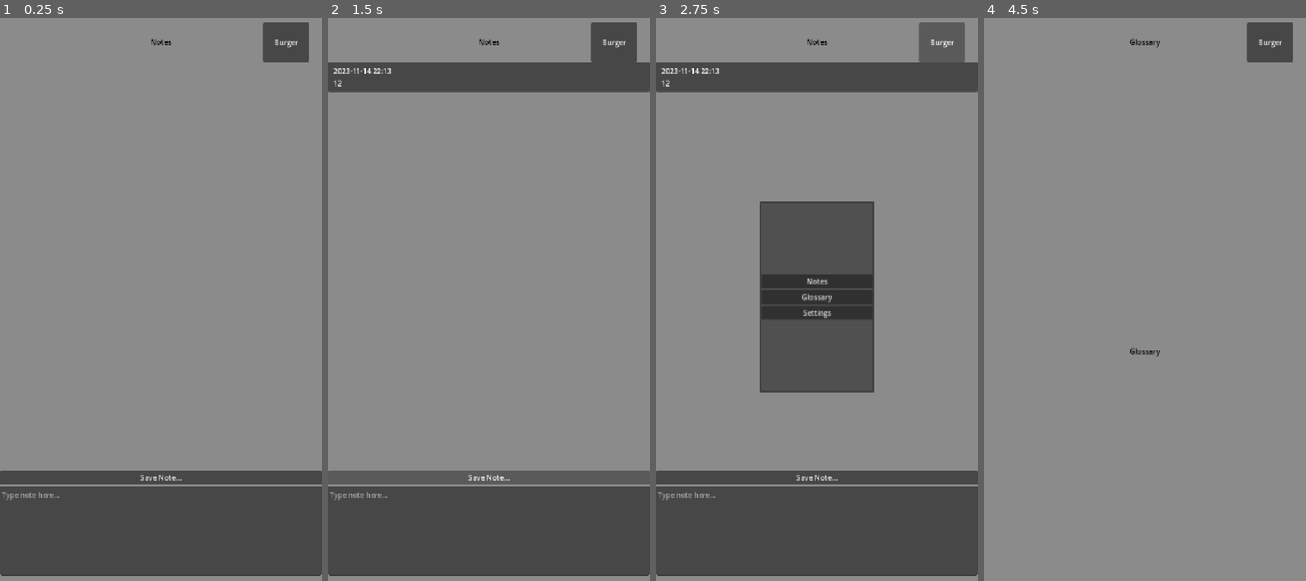
Above: before the commit, frames 1-4 (left to right).
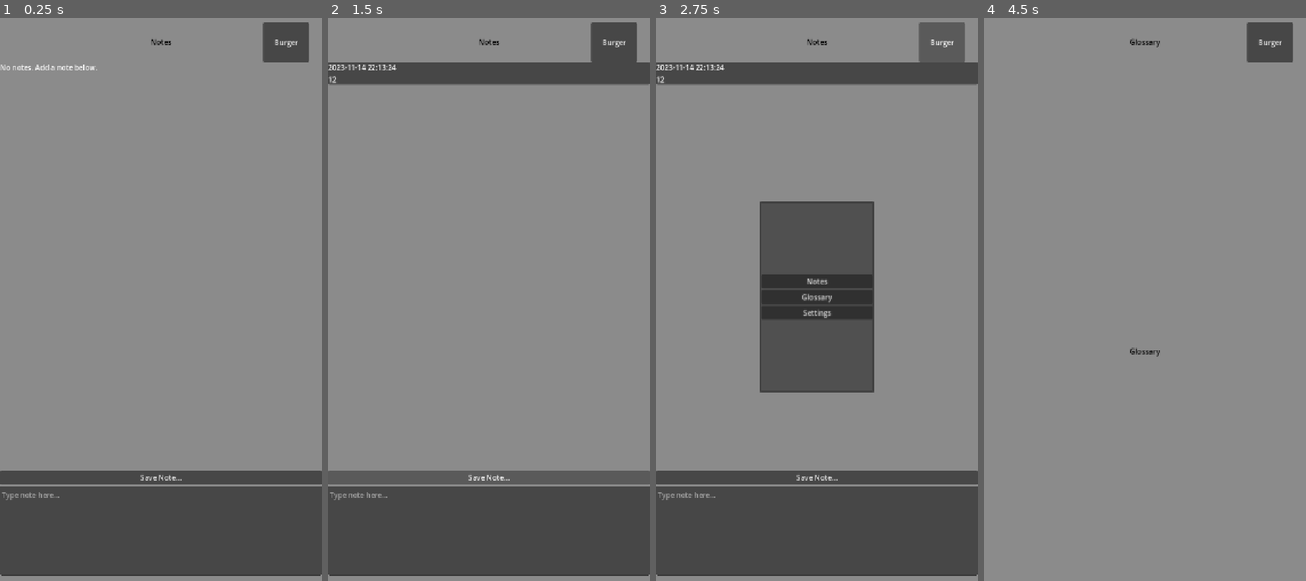
Above: after the commit, the same moments.

Repository: david-w-dev/tome-of-remembering
Game: Godot game, scene res://scenes/main.tscn
The game is run twice, just before and just after one commit, with the same random seed, the same clock (stepped at 60 frames per second) and the same inputs.
Inputs (mouse positions are in pixels of both pictures, inside the frame that each line leads up to):
- Up to frame 1 (0.25 s): no input
- Up to frame 2 (1.5 s): click (489, 530) at 0.52 s; type "12" at 0.6 s; click "Save Note..." at 1.25 s
- Up to frame 3 (2.75 s): click "Burger" at 2 s
- Up to frame 4 (4.5 s): click "Notes" at 2.75 s; click "Burger" at 3.5 s; click "Glossary" at 4.25 s

The runs differ from the first frame. In frame 1, 0.2% of the frame differs, in the area x 0-31%, y 8-10%; in frame 2, 1.7%, in the area x 0-100%, y 8-14%; in frame 3, 1.7%; in frame 4, nothing differs.

Commit message:
Actually staged changes this time, oops.

Diff:
--- a/project.godot
+++ b/project.godot
@@ -14,6 +14,10 @@
 run/main_scene="uid://2xe1kpkcd4k6"
 config/features=PackedStringArray("4.6", "GL Compatibility")
 config/icon="res://icon.svg"
+
+[autoload]
+
+NotesStore="*uid://clihbw3040auk"
 
 [display]
 
--- a/scenes/modes/mode_notes.tscn
+++ b/scenes/modes/mode_notes.tscn
@@ -1,6 +1,7 @@
 [gd_scene format=3 uid="uid://6iv7837fwq6"]
 
 [ext_resource type="Script" uid="uid://c5h26h4io1j7l" path="res://scripts/mode_notes.gd" id="1_s04st"]
+[ext_resource type="PackedScene" uid="uid://c5s0rj52ysmve" path="res://scenes/note_card.tscn" id="2_kxfe2"]
 
 [node name="ModeNotes" type="Control" unique_id=880565363]
 layout_mode = 3
@@ -10,6 +11,7 @@
 grow_horizontal = 2
 grow_vertical = 2
 script = ExtResource("1_s04st")
+note_card_scene = ExtResource("2_kxfe2")
 
 [node name="VBoxContainer" type="VBoxContainer" parent="." unique_id=529131110]
 layout_mode = 1
@@ -22,11 +24,21 @@
 [node name="NotesScroll" type="ScrollContainer" parent="VBoxContainer" unique_id=1913312688]
 layout_mode = 2
 size_flags_vertical = 3
+mouse_filter = 0
 
-[node name="NotesList" type="VBoxContainer" parent="VBoxContainer/NotesScroll" unique_id=536283811]
+[node name="NotesScrollContent" type="VBoxContainer" parent="VBoxContainer/NotesScroll" unique_id=859191203]
 layout_mode = 2
 size_flags_horizontal = 3
 size_flags_vertical = 3
+
+[node name="NotesList" type="VBoxContainer" parent="VBoxContainer/NotesScroll/NotesScrollContent" unique_id=536283811]
+layout_mode = 2
+size_flags_horizontal = 3
+size_flags_vertical = 3
+
+[node name="EmptyStateLabel" type="Label" parent="VBoxContainer/NotesScroll/NotesScrollContent" unique_id=908539970]
+layout_mode = 2
+text = "No notes. Add a note below."
 
 [node name="SaveButton" type="Button" parent="VBoxContainer" unique_id=916528254]
 layout_mode = 2
@@ -40,3 +52,5 @@
 
 [node name="KeyboardSpacer" type="Control" parent="VBoxContainer" unique_id=127023520]
 layout_mode = 2
+
+[node name="NotesContextMenu" type="PopupMenu" parent="." unique_id=1855592038]
--- /dev/null
+++ b/scenes/note_card.tscn
@@ -0,0 +1,19 @@
+[gd_scene format=3 uid="uid://c5s0rj52ysmve"]
+
+[ext_resource type="Script" uid="uid://b1rsolhw7ncj1" path="res://scripts/note_card.gd" id="1_43uvi"]
+
+[node name="NoteCard" type="PanelContainer" unique_id=1040184798]
+mouse_filter = 1
+script = ExtResource("1_43uvi")
+
+[node name="MarginContainer" type="MarginContainer" parent="." unique_id=748390365]
+layout_mode = 2
+
+[node name="VBoxContainer" type="VBoxContainer" parent="MarginContainer" unique_id=395550144]
+layout_mode = 2
+
+[node name="Label_Timestamp" type="Label" parent="MarginContainer/VBoxContainer" unique_id=452984034]
+layout_mode = 2
+
+[node name="Label_NoteText" type="Label" parent="MarginContainer/VBoxContainer" unique_id=1639882077]
+layout_mode = 2
--- a/scripts/mode_notes.gd
+++ b/scripts/mode_notes.gd
@@ -1,14 +1,31 @@
 extends Control
+
+@export var note_card_scene: PackedScene
 
 @onready var note_input: TextEdit = $VBoxContainer/NoteInput
 @onready var save_button: Button = $VBoxContainer/SaveButton
-@onready var notes_list: VBoxContainer = $VBoxContainer/NotesScroll/NotesList
+@onready var notes_scroll: ScrollContainer = $VBoxContainer/NotesScroll
+@onready var notes_list: VBoxContainer = $VBoxContainer/NotesScroll/NotesScrollContent/NotesList
+@onready var empty_state_label: Label = $VBoxContainer/NotesScroll/NotesScrollContent/EmptyStateLabel
 @onready var keyboard_spacer: Control = $VBoxContainer/KeyboardSpacer
+@onready var notes_context_menu: PopupMenu = $NotesContextMenu
+
+var selected_note_id := ""
 
 
 func _ready() -> void:
 	save_button.pressed.connect(_on_save_button_pressed)
 	keyboard_spacer.custom_minimum_size.y = 0
+
+	notes_scroll.mouse_filter = Control.MOUSE_FILTER_STOP
+	notes_list.mouse_filter = Control.MOUSE_FILTER_PASS
+
+	notes_context_menu.clear()
+	notes_context_menu.add_item("Delete", 0)
+	notes_context_menu.id_pressed.connect(_on_notes_context_menu_id_pressed)
+
+	NotesStore.load_notes()
+	rebuild_notes_list()
 
 
 func _process(_delta: float) -> void:
@@ -23,6 +40,18 @@
 	else:
 		keyboard_spacer.custom_minimum_size.y = 0
 
+func update_empty_state() -> void:
+	var has_notes := NotesStore.get_all_notes().size() > 0
+
+	notes_list.visible = has_notes
+	empty_state_label.visible = not has_notes
+
+func scroll_to_bottom_deferred() -> void:
+	await get_tree().process_frame
+	await get_tree().process_frame
+
+	var vertical_scroll_bar := notes_scroll.get_v_scroll_bar()
+	notes_scroll.scroll_vertical = int(vertical_scroll_bar.max_value)
 
 func _on_save_button_pressed() -> void:
 	var note_text: String = note_input.text.strip_edges()
@@ -30,51 +59,64 @@
 	if note_text == "":
 		return
 
-	var timestamp: String = _get_timestamp()
-	add_note_to_list(note_text, timestamp)
+	var note_data: Dictionary = NotesStore.create_note(note_text)
+
+	add_note_to_list(note_data)
+	update_empty_state()
+	scroll_to_bottom_deferred()
 
 	note_input.clear()
 
+func add_note_to_list(note_data: Dictionary) -> void:
+	var note_card := note_card_scene.instantiate()
 
-func add_note_to_list(note_text: String, timestamp: String) -> void:
-	var note_container := PanelContainer.new()
-	var note_margin := MarginContainer.new()
-	var note_vbox := VBoxContainer.new()
+	notes_list.add_child(note_card)
 
-	var timestamp_label := Label.new()
-	var note_label := Label.new()
-
-	note_container.size_flags_horizontal = Control.SIZE_EXPAND_FILL
-	note_margin.size_flags_horizontal = Control.SIZE_EXPAND_FILL
-	note_vbox.size_flags_horizontal = Control.SIZE_EXPAND_FILL
-	timestamp_label.size_flags_horizontal = Control.SIZE_EXPAND_FILL
-	note_label.size_flags_horizontal = Control.SIZE_EXPAND_FILL
-
-	timestamp_label.text = timestamp
-	note_label.text = note_text
-
-	note_label.autowrap_mode = TextServer.AUTOWRAP_WORD_SMART
-
-	note_margin.add_theme_constant_override("margin_left", 12)
-	note_margin.add_theme_constant_override("margin_right", 12)
-	note_margin.add_theme_constant_override("margin_top", 8)
-	note_margin.add_theme_constant_override("margin_bottom", 8)
-
-	note_vbox.add_child(timestamp_label)
-	note_vbox.add_child(note_label)
-	note_margin.add_child(note_vbox)
-	note_container.add_child(note_margin)
-
-	notes_list.add_child(note_container)
+	note_card.setup(note_data)
+	note_card.note_pressed.connect(_on_note_pressed)
+	note_card.note_long_pressed.connect(_on_note_long_pressed)
 
 
-func _get_timestamp() -> String:
-	var datetime := Time.get_datetime_dict_from_system()
+func clear_notes_list() -> void:
+	for child in notes_list.get_children():
+		child.queue_free()
 
-	var year: int = datetime["year"]
-	var month: int = datetime["month"]
-	var day: int = datetime["day"]
-	var hour: int = datetime["hour"]
-	var minute: int = datetime["minute"]
 
-	return "%04d-%02d-%02d %02d:%02d" % [year, month, day, hour, minute]
+func rebuild_notes_list() -> void:
+	clear_notes_list()
+
+	for note_data in NotesStore.get_all_notes():
+		add_note_to_list(note_data)
+
+	update_empty_state()
+	scroll_to_bottom_deferred()
+
+func _on_note_pressed(note_id: String) -> void:
+	print("Note pressed: ", note_id)
+
+
+func _on_note_long_pressed(note_id: String) -> void:
+	selected_note_id = note_id
+
+	var mouse_position := get_viewport().get_mouse_position()
+	notes_context_menu.position = mouse_position
+	notes_context_menu.popup()
+
+	print("Note long pressed: ", note_id)
+
+
+func _on_notes_context_menu_id_pressed(id: int) -> void:
+	if id == 0:
+		delete_selected_note()
+
+
+func delete_selected_note() -> void:
+	if selected_note_id == "":
+		return
+
+	var deleted: bool = NotesStore.delete_note(selected_note_id)
+
+	if deleted:
+		rebuild_notes_list()
+
+	selected_note_id = ""
--- /dev/null
+++ b/scripts/note_card.gd
@@ -0,0 +1,97 @@
+extends PanelContainer
+
+signal note_pressed(note_id: String)
+signal note_long_pressed(note_id: String)
+
+@onready var timestamp_label: Label = $MarginContainer/VBoxContainer/Label_Timestamp
+@onready var note_text_label: Label = $MarginContainer/VBoxContainer/Label_NoteText
+
+var note_data: Dictionary = {}
+
+var is_pressing := false
+var long_press_triggered := false
+var press_time := 0.0
+var press_start_position := Vector2.ZERO
+var has_moved_too_far := false
+
+const LONG_PRESS_TIME := 0.5
+const DRAG_CANCEL_DISTANCE := 20.0
+
+
+func _ready() -> void:
+	mouse_filter = Control.MOUSE_FILTER_PASS
+
+	timestamp_label.mouse_filter = Control.MOUSE_FILTER_IGNORE
+	note_text_label.mouse_filter = Control.MOUSE_FILTER_IGNORE
+
+
+func setup(new_note_data: Dictionary) -> void:
+	note_data = new_note_data
+
+	timestamp_label.text = note_data.get("created_at", "")
+	note_text_label.text = note_data.get("text", "")
+	note_text_label.autowrap_mode = TextServer.AUTOWRAP_WORD_SMART
+
+
+func _gui_input(event: InputEvent) -> void:
+	if event is InputEventScreenTouch:
+		if event.pressed:
+			_start_press(event.position)
+		else:
+			_end_press()
+
+	elif event is InputEventScreenDrag:
+		_update_drag(event.position)
+
+	elif event is InputEventMouseButton:
+		if event.button_index == MOUSE_BUTTON_LEFT:
+			if event.pressed:
+				_start_press(event.position)
+			else:
+				_end_press()
+
+		elif event.button_index == MOUSE_BUTTON_RIGHT:
+			if event.pressed:
+				note_long_pressed.emit(note_data.get("id", ""))
+
+	elif event is InputEventMouseMotion:
+		if is_pressing:
+			_update_drag(event.position)
+
+func _process(delta: float) -> void:
+	if not is_pressing:
+		return
+
+	if has_moved_too_far:
+		return
+
+	press_time += delta
+
+	if press_time >= LONG_PRESS_TIME and not long_press_triggered:
+		long_press_triggered = true
+		note_long_pressed.emit(note_data.get("id", ""))
+
+
+func _start_press(position: Vector2) -> void:
+	is_pressing = true
+	long_press_triggered = false
+	has_moved_too_far = false
+	press_time = 0.0
+	press_start_position = position
+
+
+func _update_drag(position: Vector2) -> void:
+	if not is_pressing:
+		return
+
+	var distance := press_start_position.distance_to(position)
+
+	if distance > DRAG_CANCEL_DISTANCE:
+		has_moved_too_far = true
+
+
+func _end_press() -> void:
+	if is_pressing and not long_press_triggered and not has_moved_too_far:
+		note_pressed.emit(note_data.get("id", ""))
+
+	is_pressing = false
--- /dev/null
+++ b/scripts/notes_store.gd
@@ -0,0 +1,140 @@
+extends Node
+
+const NOTES_SAVE_PATH := "user://notes.json"
+
+var notes: Array = []
+
+
+func load_notes() -> void:
+	if not FileAccess.file_exists(NOTES_SAVE_PATH):
+		notes = []
+		print("No notes save file found yet.")
+		return
+
+	var file := FileAccess.open(NOTES_SAVE_PATH, FileAccess.READ)
+
+	if file == null:
+		notes = []
+		print("Failed to open notes save file for reading: ", NOTES_SAVE_PATH)
+		return
+
+	var json_string := file.get_as_text()
+	file.close()
+
+	var parsed_data = JSON.parse_string(json_string)
+
+	if parsed_data == null:
+		notes = []
+		print("Failed to parse notes JSON.")
+		return
+
+	if not parsed_data.has("notes"):
+		notes = []
+		print("Notes JSON does not contain a notes array.")
+		return
+
+	notes = parsed_data["notes"]
+
+	print("Notes loaded: ", notes.size())
+
+
+func save_notes() -> void:
+	var save_data := {
+		"schema_version": 1,
+		"notes": notes
+	}
+
+	var json_string := JSON.stringify(save_data, "\t")
+
+	var file := FileAccess.open(NOTES_SAVE_PATH, FileAccess.WRITE)
+
+	if file == null:
+		print("Failed to open notes save file for writing: ", NOTES_SAVE_PATH)
+		return
+
+	file.store_string(json_string)
+	file.close()
+
+	print("Notes saved: ", notes.size())
+
+
+func get_all_notes() -> Array:
+	return notes
+
+
+func create_note(note_text: String) -> Dictionary:
+	var timestamp := get_timestamp()
+
+	var note_data := {
+		"id": create_note_id(),
+		"campaign_id": "default",
+		"text": note_text,
+		"created_at": timestamp,
+		"updated_at": timestamp,
+		"links": [],
+		"tags": []
+	}
+
+	notes.append(note_data)
+	save_notes()
+
+	return note_data
+
+
+func delete_note(note_id: String) -> bool:
+	var note_index := get_note_index_by_id(note_id)
+
+	if note_index == -1:
+		print("Could not find note to delete: ", note_id)
+		return false
+
+	notes.remove_at(note_index)
+	save_notes()
+
+	print("Deleted note: ", note_id)
+	return true
+
+
+func get_note_index_by_id(note_id: String) -> int:
+	for i in range(notes.size()):
+		var note_data: Dictionary = notes[i]
+
+		if note_data.get("id", "") == note_id:
+			return i
+
+	return -1
+
+
+func get_timestamp() -> String:
+	var datetime := Time.get_datetime_dict_from_system()
+
+	var year: int = datetime["year"]
+	var month: int = datetime["month"]
+	var day: int = datetime["day"]
+	var hour: int = datetime["hour"]
+	var minute: int = datetime["minute"]
+	var second: int = datetime["second"]
+
+	return "%04d-%02d-%02d %02d:%02d:%02d" % [year, month, day, hour, minute, second]
+
+
+func create_note_id() -> String:
+	var datetime := Time.get_datetime_dict_from_system()
+
+	var year: int = datetime["year"]
+	var month: int = datetime["month"]
+	var day: int = datetime["day"]
+	var hour: int = datetime["hour"]
+	var minute: int = datetime["minute"]
+	var second: int = datetime["second"]
+	var unix_time: int = Time.get_unix_time_from_system()
+
+	return "note_%04d%02d%02d_%02d%02d%02d_%d" % [
+		year,
+		month,
+		day,
+		hour,
+		minute,
+		second,
+		unix_time
+	]
Not shown, added: scripts/note_card.gd.uid
Not shown, added: scripts/notes_store.gd.uid
Not shown, changed: _notes/dev-notes.md
Not shown, changed: exports/Tome of Remembering.apk
Not shown, changed: exports/Tome of Remembering.apk.idsig
